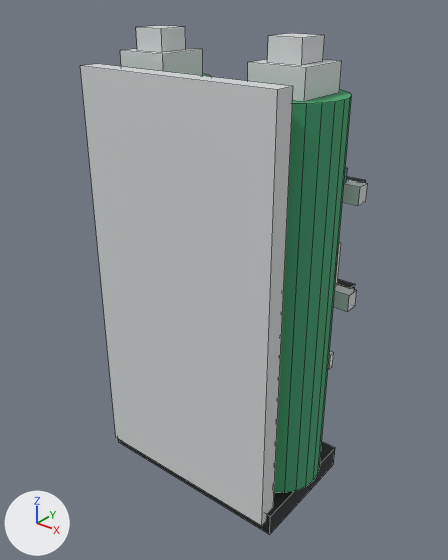
What one commit did to the OBJ model assets/rooms/ambulance/clean/ambulance_oxygen_cylinders.obj.
Camera for both pictures: a camera (50 mm lens) standing at (1.45, -1.81, 1.13) and looking at (0.0, 0.0, 0.01). The lights are fixed; the arrows at lower left show +X, +Y and +Z. The older version comes first. Mesh edges are drawn as thin lines. Where no turn or scale is listed for an object, it has been applied to the vertices.

In view in the first picture: 'ambulance_oxygen_cylinders'.
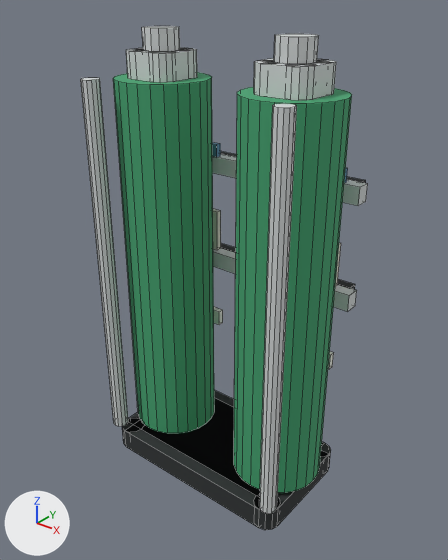
What differs and where, as boxes (x1, y1, x2, y2) in the pictures (448 x 560 px):
```json
{"object": "ambulance_oxygen_cylinders", "change": "reshaped", "before": [80, 26, 368, 534], "after": [81, 26, 368, 530]}
{"part": 1, "of": "me_ambulance_oxygen_cylinders", "change": "added", "after": [142, 26, 180, 52]}
{"part": 2, "of": "me_ambulance_oxygen_cylinders", "change": "added", "after": [274, 34, 319, 64]}
{"part": 3, "of": "me_ambulance_oxygen_cylinders", "change": "added", "after": [81, 78, 128, 426]}
{"part": 4, "of": "me_ambulance_oxygen_cylinders", "change": "added", "after": [259, 103, 297, 514]}
{"part": 5, "of": "me_ambulance_oxygen_cylinders", "change": "rebuilt", "before": [120, 48, 203, 76], "after": [126, 48, 197, 83]}
{"part": 6, "of": "me_ambulance_oxygen_cylinders", "change": "rebuilt", "before": [248, 59, 342, 102], "after": [254, 58, 336, 100], "on screen": "13% narrower"}
{"part": 7, "of": "me_ambulance_oxygen_cylinders", "change": "rebuilt", "before": [118, 439, 335, 534], "after": [122, 390, 331, 530]}
{"part": 8, "of": "me_ambulance_oxygen_cylinders", "change": "deleted", "before": [136, 26, 186, 52]}
{"part": 9, "of": "me_ambulance_oxygen_cylinders", "change": "deleted", "before": [267, 33, 325, 65]}
{"part": 10, "of": "me_ambulance_oxygen_cylinders", "change": "deleted", "before": [80, 64, 293, 526]}
```

Scene script edits in JSON lines:
```json
{"block": "me_ambulance_oxygen_cylinders", "where": "# used by ob_ambulance_oxygen_cylinders; location = (0.0, 0.0, 0.0)"}
{"block": "me_ambulance_oxygen_cylinders", "where": "# verts and faces of me_ambulance_oxygen_cylinders; kept vertices keep their numbers, new ones are numbered from 224"}
{"block": "me_ambulance_oxygen_cylinders", "where": "# before: 208 (-0.43, -0.21, -0.85), 209 (0.43, -0.21, -0.85), 210 (0.43, -0.21, 0.85) at pixel (293, 86), 211 (-0.43, -0.21, 0.85) at pixel (97, 63), 212 (-0.43, -0.29, -0.85) at pixel (115, 437)"}
{"block": "me_ambulance_oxygen_cylinders", "where": "# before: 213 (0.43, -0.29, -0.85) at pixel (261, 525), 214 (0.43, -0.29, 0.85) at pixel (277, 89), 215 (-0.43, -0.29, 0.85) at pixel (80, 65)"}
{"op": "remove", "block": "me_ambulance_oxygen_cylinders", "code": "me_ambulance_oxygen_cylinders.from_pydata(...)  # 224 vertices, 148 faces; spans x -0.49..0.49, y -0.29..0.32, z -0.91..0.97"}
{"op": "add", "block": "me_ambulance_oxygen_cylinders", "code": "me_ambulance_oxygen_cylinders.from_pydata(...)  # 568 vertices, 376 faces; spans x -0.49..0.49, y -0.29..0.32, z -0.91..0.97"}
{"block": "me_ambulance_oxygen_cylinders", "change": "me_ambulance_oxygen_cylinders part 1: a new loose piece, a 14-sided cylinder along z spanning x -0.37..-0.23, y -0.068..0.068, z 0.89..0.97, in mat_painted_metal (light grey #d4d8d8)"}
{"block": "me_ambulance_oxygen_cylinders", "change": "me_ambulance_oxygen_cylinders part 2: a new loose piece, a 14-sided cylinder along z spanning x 0.23..0.37, y -0.068..0.068, z 0.89..0.97, in mat_painted_metal (light grey #d4d8d8)"}
{"block": "me_ambulance_oxygen_cylinders", "change": "me_ambulance_oxygen_cylinders part 3: a new loose piece, a 12-sided cylinder along z spanning x -0.465..-0.395, y -0.285..-0.215, z -0.78..0.8, in mat_painted_metal (light grey #d4d8d8)"}
{"block": "me_ambulance_oxygen_cylinders", "change": "me_ambulance_oxygen_cylinders part 4: a new loose piece, a 12-sided cylinder along z spanning x 0.395..0.465, y -0.285..-0.215, z -0.78..0.8, in mat_painted_metal (light grey #d4d8d8)"}
{"block": "me_ambulance_oxygen_cylinders", "change": "me_ambulance_oxygen_cylinders part 5: the loose piece of 8 vertices spanning x -0.41..-0.19, y -0.11..0.11, z 0.79..0.89 is rebuilt with 96 vertices and now spans x -0.41..-0.19, y -0.11..0.11, z 0.79..0.89"}
{"block": "me_ambulance_oxygen_cylinders", "change": "me_ambulance_oxygen_cylinders part 6: the loose piece of 8 vertices spanning x 0.19..0.41, y -0.11..0.11, z 0.79..0.89 is rebuilt with 96 vertices and now spans x 0.19..0.41, y -0.11..0.11, z 0.79..0.89"}
{"block": "me_ambulance_oxygen_cylinders", "change": "me_ambulance_oxygen_cylinders part 7: the loose piece of 8 vertices spanning x -0.45..0.45, y -0.26..0.26, z -0.91..-0.81 is rebuilt with 96 vertices and now spans x -0.45..0.45, y -0.26..0.26, z -0.91..-0.81"}
{"block": "me_ambulance_oxygen_cylinders", "change": "me_ambulance_oxygen_cylinders part 8: the loose piece of 8 vertices spanning x -0.37..-0.23, y -0.06..0.07, z 0.89..0.97 is deleted"}
{"block": "me_ambulance_oxygen_cylinders", "change": "me_ambulance_oxygen_cylinders part 9: the loose piece of 8 vertices spanning x 0.23..0.37, y -0.06..0.07, z 0.89..0.97 is deleted"}
{"block": "me_ambulance_oxygen_cylinders", "change": "me_ambulance_oxygen_cylinders part 10"}
{"op": "add", "block": "me_ambulance_oxygen_cylinders", "code": "delete_vertices([*range(208, 216)])  # with the faces that use them"}
```
